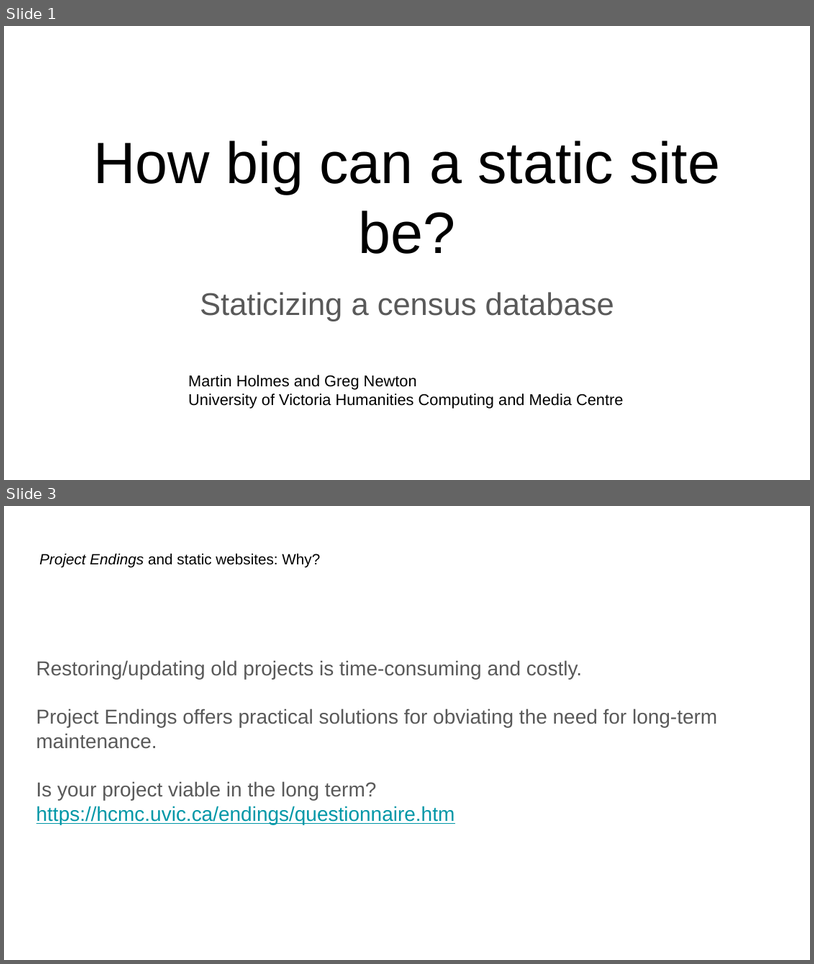
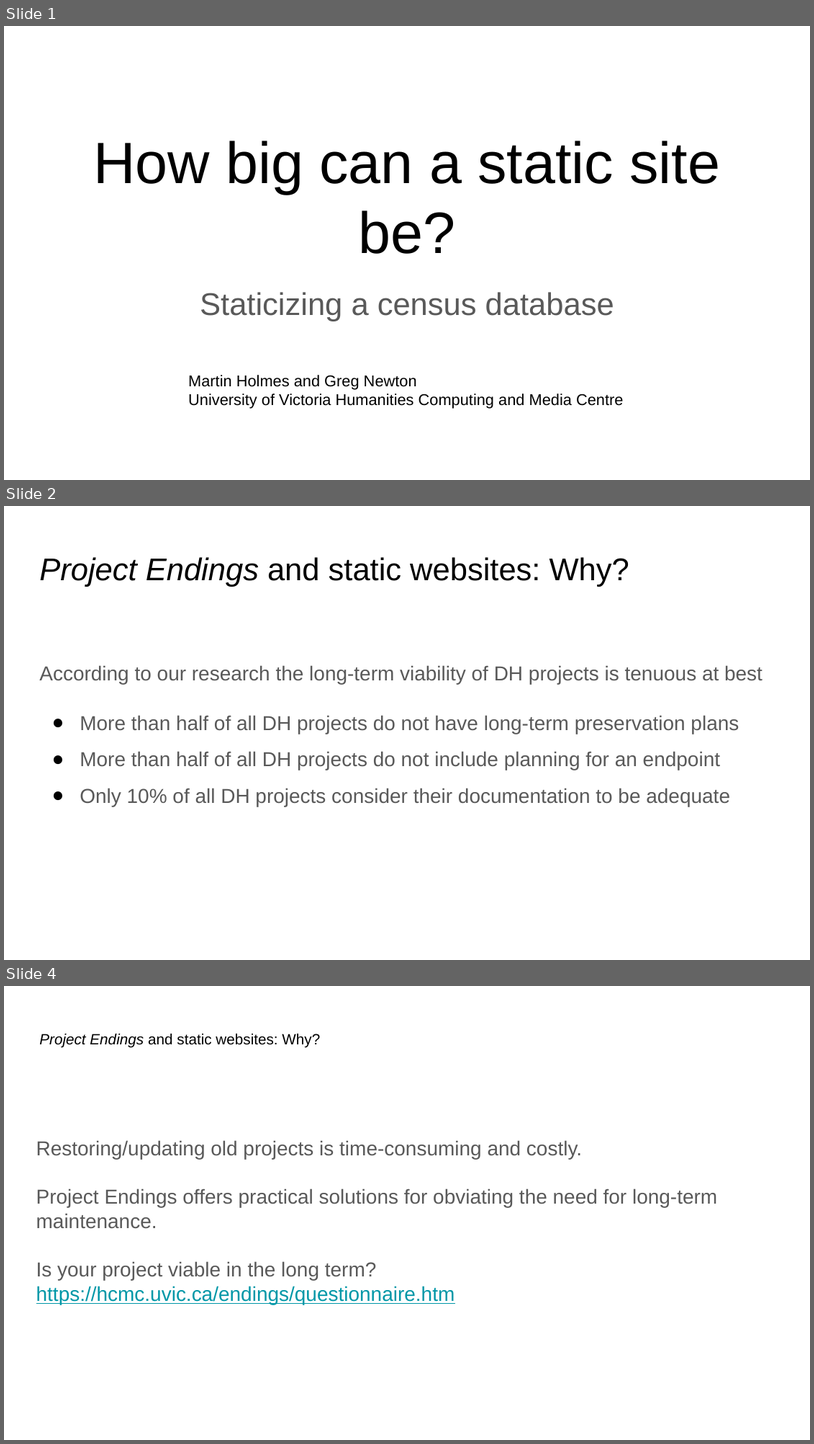
Before and after one commit to projectEndings/Endings, a slide deck: presentations/DH_2022/How_big_can_a_static_site_be.odp. Shown one above the other, each under a label of ours: slides 1 and 3 before the commit, slides 1, 2 and 4 after it; the slides between them are not shown. The pictures are 814x964 and 814x1444 pixels, drawn with LibreOffice and Linux fonts; fonts in the diff are those of the drawing; background and template pictures are left out. Boxes give left, top, right and bottom in pixels: in the first picture for what was removed or moved away, otherwise in the second. Text is boxed around its words. In the diff, an @@ line names an element or a change of style, - is before the commit and + after.

```diff
--- a/presentations/DH_2022/How_big_can_a_static_site_be.odp
+++ b/presentations/DH_2022/How_big_can_a_static_site_be.odp
@@ slide 2 added at <box>4,506,810,960</box>, background #FFFFFF @@
@@ title added at <box>39,557,630,587</box>, 28 pt, text #000000 @@
+Project Endings and static websites: Why?
@@ text added at <box>39,665,763,806</box>, 18 pt, text #595959 @@
+According to our research the long-term viability of DH projects is tenuous at best
+● More than half of all DH projects do not have long-term preservation plans
+● More than half of all DH projects do not include planning for an endpoint
+● Only 10% of all DH projects consider their documentation to be adequate
@@ what was slide 3 is now slide 4 @@
```
Also in this commit, not shown: 4 slides changed, 2 other slides added, 1 slide removed, 14 other files.
